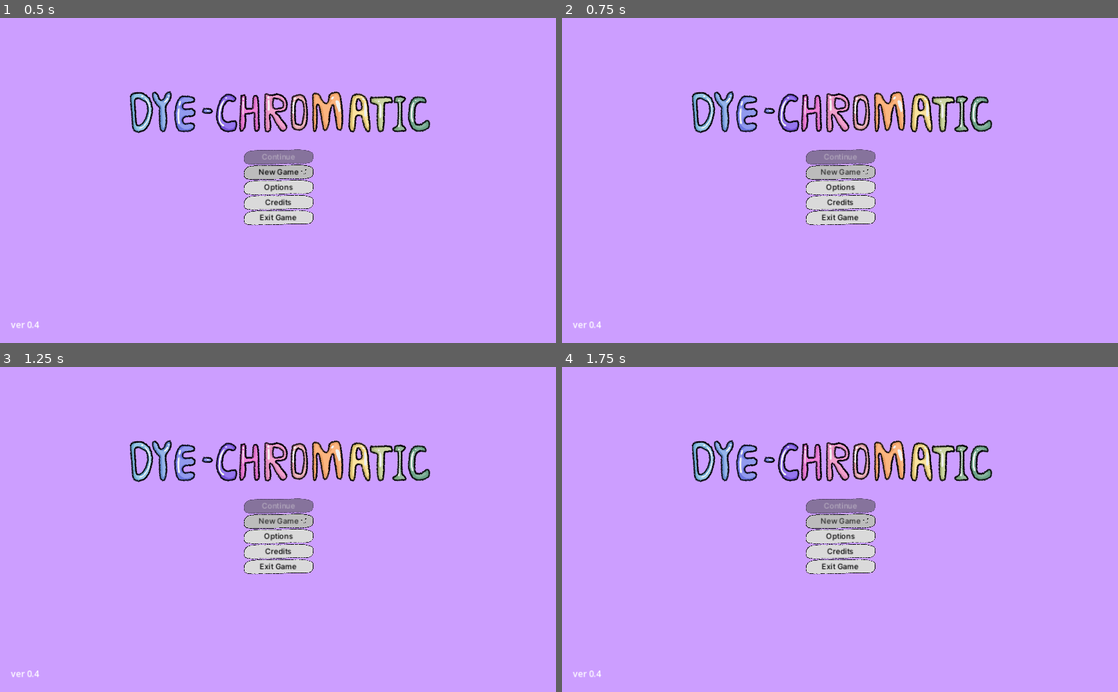
Above: before the commit, frames 1-4 (two rows, left to right).
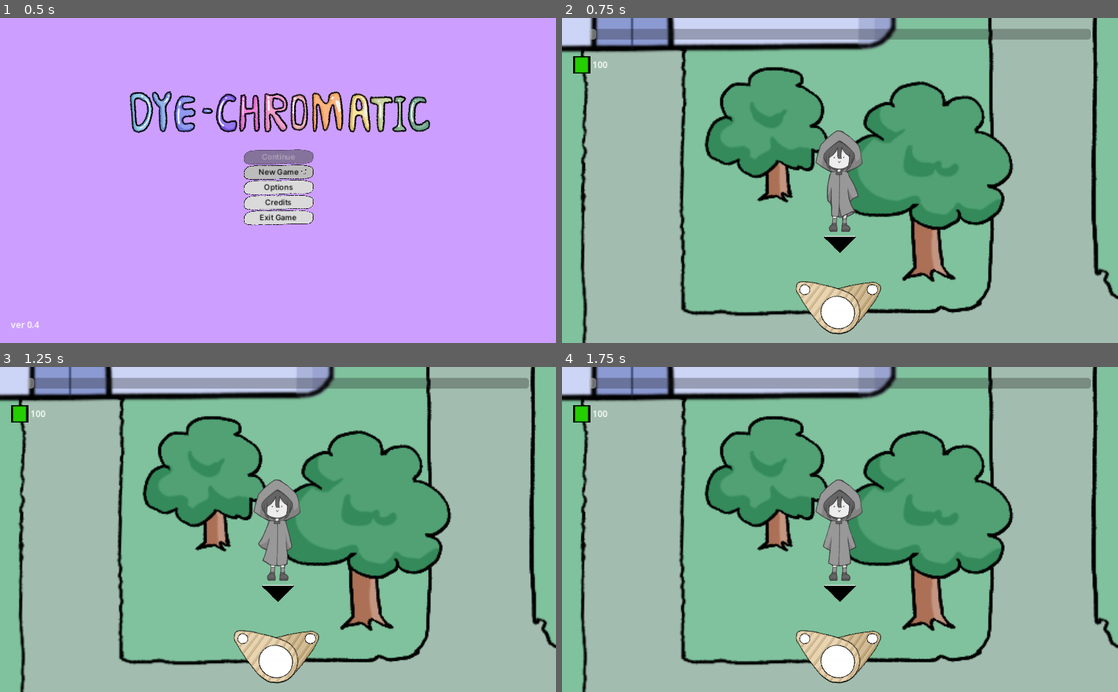
Above: after the commit, the same moments.

Repository: JMSVY-Super-Cool-Group-14/Dye-Chromatic
Game: Godot game, scene res://scenes/ui/main.tscn
The game is run twice, just before and just after one commit, with the same random seed, the same clock (stepped at 60 frames per second) and the same inputs.
Inputs (mouse positions are in pixels of both pictures, inside the frame that each line leads up to):
- Up to frame 1 (0.5 s): no input
- Up to frame 2 (0.75 s): click "New Game" at 0.5 s
- Up to frame 3 (1.25 s): no input
- Up to frame 4 (1.75 s): click (840, 519) at 1.25 s, where only the run before the commit has a clickable "New Game"

Frame 1 is identical in both runs. In frame 2, 100% of the frame differs, in the area x 0-100%, y 0-100%; in frame 3, 100%; in frame 4, 100%.

Commit message:
Update input settings

Diff:
--- a/src/project.godot
+++ b/src/project.godot
@@ -14,7 +14,7 @@
 run/main_scene="res://scenes/ui/main.tscn"
 config/features=PackedStringArray("4.2", "Forward Plus")
 boot_splash/bg_color=Color(0.141176, 0.141176, 0.141176, 1)
-config/icon="res://assets/legacy/brush.png"
+config/icon="res://assets/legacy/touchicon.png"
 
 [display]
 
--- a/src/scenes/game.tscn
+++ b/src/scenes/game.tscn
@@ -1,7 +1,7 @@
-[gd_scene load_steps=16 format=3 uid="uid://cdbtgk1s6v0xp"]
+[gd_scene load_steps=14 format=3 uid="uid://cdbtgk1s6v0xp"]
 
 [ext_resource type="Script" path="res://scripts/StateMachine/GameFSM.gd" id="2_1y0vn"]
-[ext_resource type="PackedScene" uid="uid://xlqobgtc5o2q" path="res://scenes/Enemy.tscn" id="2_h5rq2"]
+[ext_resource type="PackedScene" uid="uid://xlqobgtc5o2q" path="res://scenes/Enemies/Enemy.tscn" id="2_h5rq2"]
 [ext_resource type="PackedScene" uid="uid://b8sokesd0rypv" path="res://scenes/player.tscn" id="2_mpbna"]
 [ext_resource type="Script" path="res://scripts/StateMachine/States/gameState.gd" id="3_6d48n"]
 [ext_resource type="Script" path="res://scripts/StateMachine/States/pauseState.gd" id="3_h2nxd"]
@@ -226,9 +226,6 @@
 position = Vector2(665.5, 445)
 scale = Vector2(1, 1)
 
-[node name="Fire Slime" parent="EnemyManager" instance=ExtResource("15_yt066")]
-position = Vector2(495, 368)
-
 [node name="NPCManager" type="Node" parent="."]
 
 [node name="NPC" parent="NPCManager" instance=ExtResource("13_7i4wi")]
--- a/src/scripts/ui/input_settings.gd
+++ b/src/scripts/ui/input_settings.gd
@@ -82,6 +82,7 @@
 
 func connection_changed(_device, connected):
 	control_avail = connected
+	_create_actions()
 	print("Connection changed", control_avail)
 
 
Binary file added: src/assets/legacy/touchicon.png
Not shown, added: src/assets/legacy/touchicon.png.import
